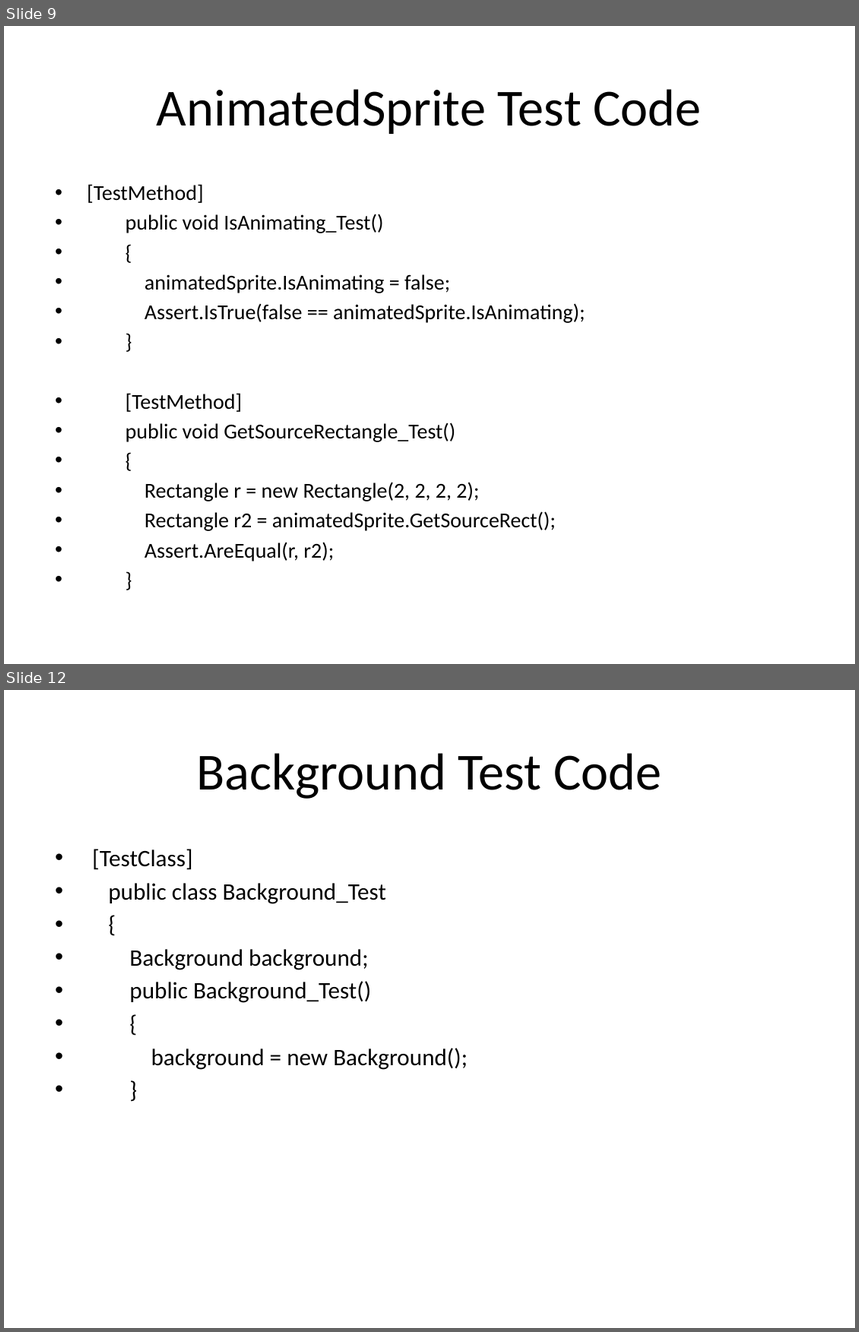
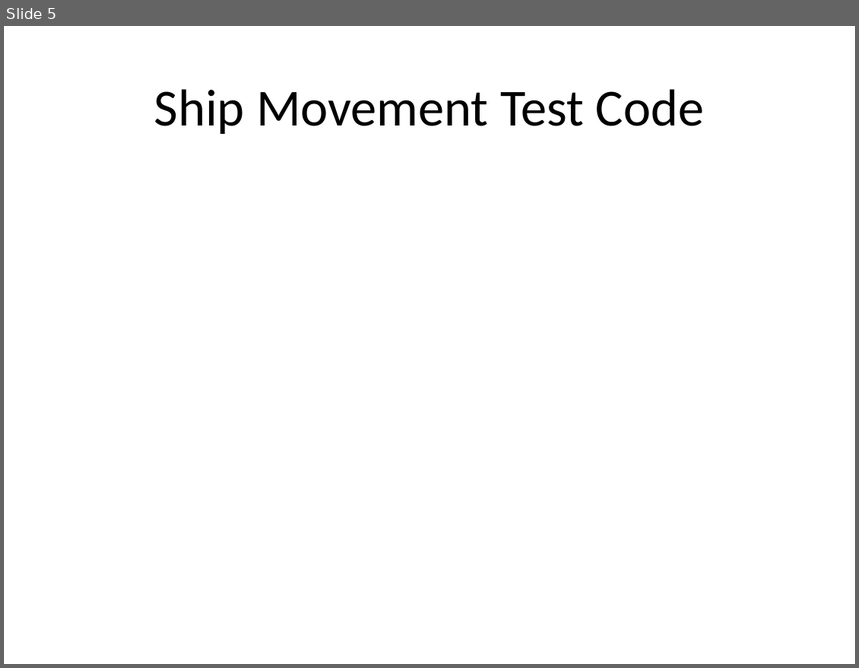
Before and after one commit to csce3513/Team15, a slide deck: Project Starfighter 1.0.pptx. Shown one above the other, each under a label of ours: slides 9 and 12 before the commit, slide 5 after it; the slides between them are not shown. The pictures are 859x1332 and 859x668 pixels, drawn with LibreOffice and Linux fonts; fonts in the diff are those of the drawing; background and template pictures are left out. Boxes give left, top, right and bottom in pixels: in the first picture for what was removed or moved away, otherwise in the second. Text is boxed around its words. In the diff, an @@ line names an element or a change of style, - is before the commit and + after.

```diff
--- a/Project Starfighter 1.0.pptx
+++ b/Project Starfighter 1.0.pptx
@@ slide 12 removed at bbox=[4, 690, 855, 1328], background picture (left out) @@
@@ title removed at bbox=[196, 753, 661, 799] @@
-Background Test Code
@@ text removed at bbox=[92, 849, 468, 1070] @@
-• [TestClass]
-• public class Background_Test
-• {
-• Background background;
-• public Background_Test()
-• {
-• background = new Background();
-• }
@@ what was slide 9 is now slide 5 @@
@@ slide 5 changed as well @@
@@ title at bbox=[154, 89, 704, 134]: text changed @@
-AnimatedSprite Test Code
+Ship Movement Test Code
@@ text removed at bbox=[87, 184, 585, 562] @@
-• [TestMethod]
-• public void IsAnimating_Test()
-• {
-• animatedSprite.IsAnimating = false;
-• Assert.IsTrue(false == animatedSprite.IsAnimating);
-• }
-• [TestMethod]
-• public void GetSourceRectangle_Test()
-• {
-• Rectangle r = new Rectangle(2, 2, 2, 2);
-• Rectangle r2 = animatedSprite.GetSourceRect();
-• Assert.AreEqual(r, r2);
-• }
```
Also in this commit, not shown: 8 other slides changed, 1 slide added, 15 other slides removed, 40 other files.
